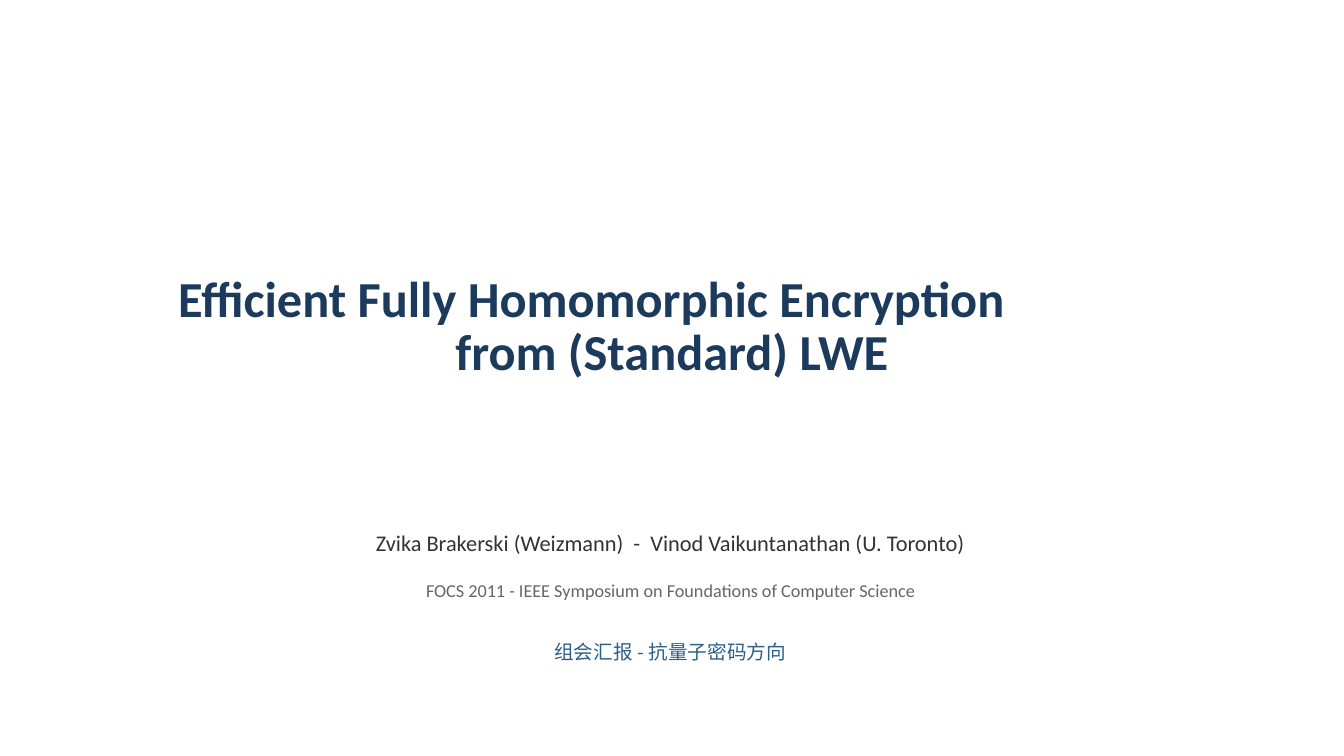
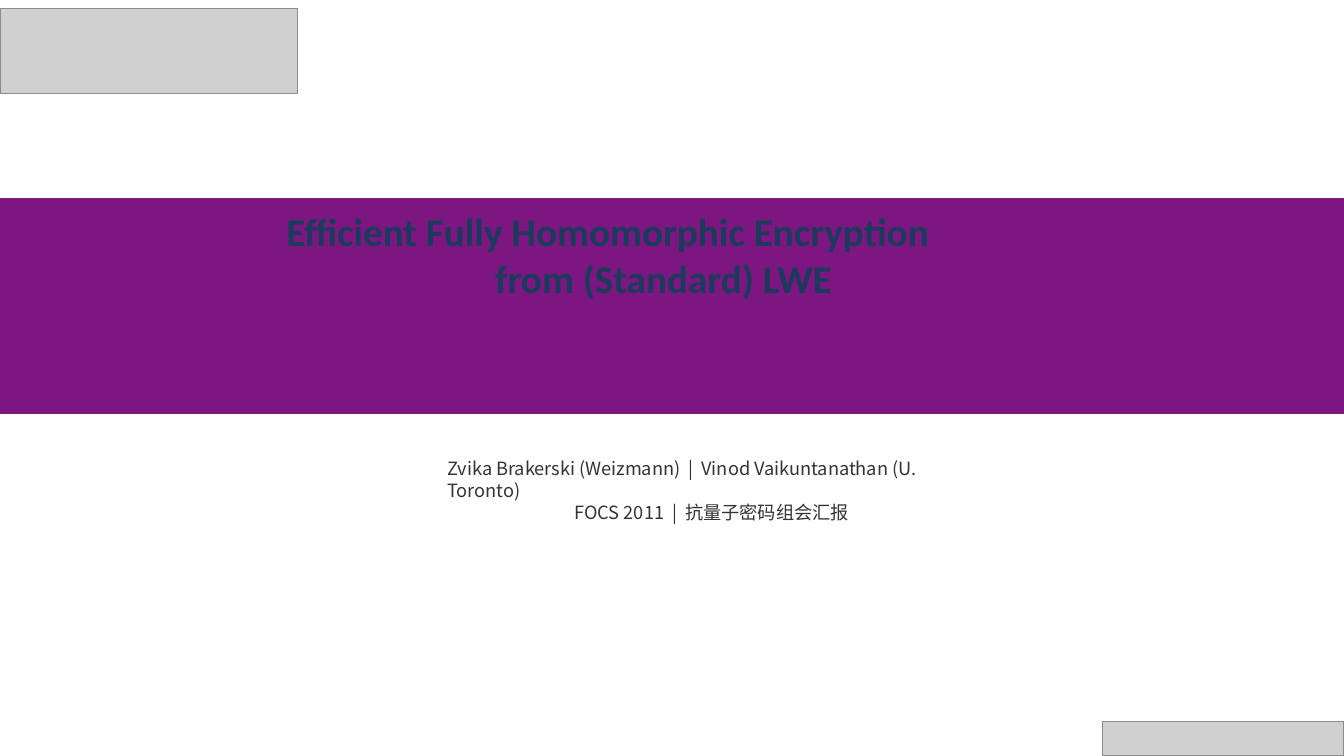
Before and after one commit to 22mouseok-crypto/obsidian-vault, a slide deck: slide 1 of 抗量子密码/论文汇报/FHE_from_LWE_汇报.pptx. Drawn at 1344x756 pixels with LibreOffice and Linux fonts; fonts in the diff are those of the drawing; grey boxes stand for pictures. Boxes give left, top, right and bottom in pixels: in the first picture for what was removed or moved away, otherwise in the second. Text is boxed around its words. In the diff, an @@ line names an element or a change of style, - is before the commit and + after.

```diff
--- a/抗量子密码/论文汇报/FHE_from_LWE_汇报.pptx
+++ b/抗量子密码/论文汇报/FHE_from_LWE_汇报.pptx
@@ picture added at (0,8,297,93) @@
@@ table added at (0,199,1344,414), 1 rows, 1 columns @@
+
@@ title removed at (178,281,1004,378) @@
-Efficient Fully Homomorphic Encryption
-from (Standard) LWE
@@ text at (447,460,916,521): text changed; size 16 to 13 pt; font Calibri to Noto Sans CJK SC @@
-Zvika Brakerski (Weizmann) - Vinod Vaikuntanathan (U. Toronto)
+Zvika Brakerski (Weizmann) | Vinod Vaikuntanathan (U. Toronto)
+FOCS 2011 | 抗量子密码组会汇报
@@ text removed at (426,584,914,600) @@
-FOCS 2011 - IEEE Symposium on Foundations of Computer Science
@@ text removed at (554,642,786,661) @@
-组会汇报 - 抗量子密码方向
@@ picture added at (1103,721,1344,756) @@
```
Also in this commit, not shown: 5 other slides changed, 11 slides added, 15 slides removed, 1 other file.
